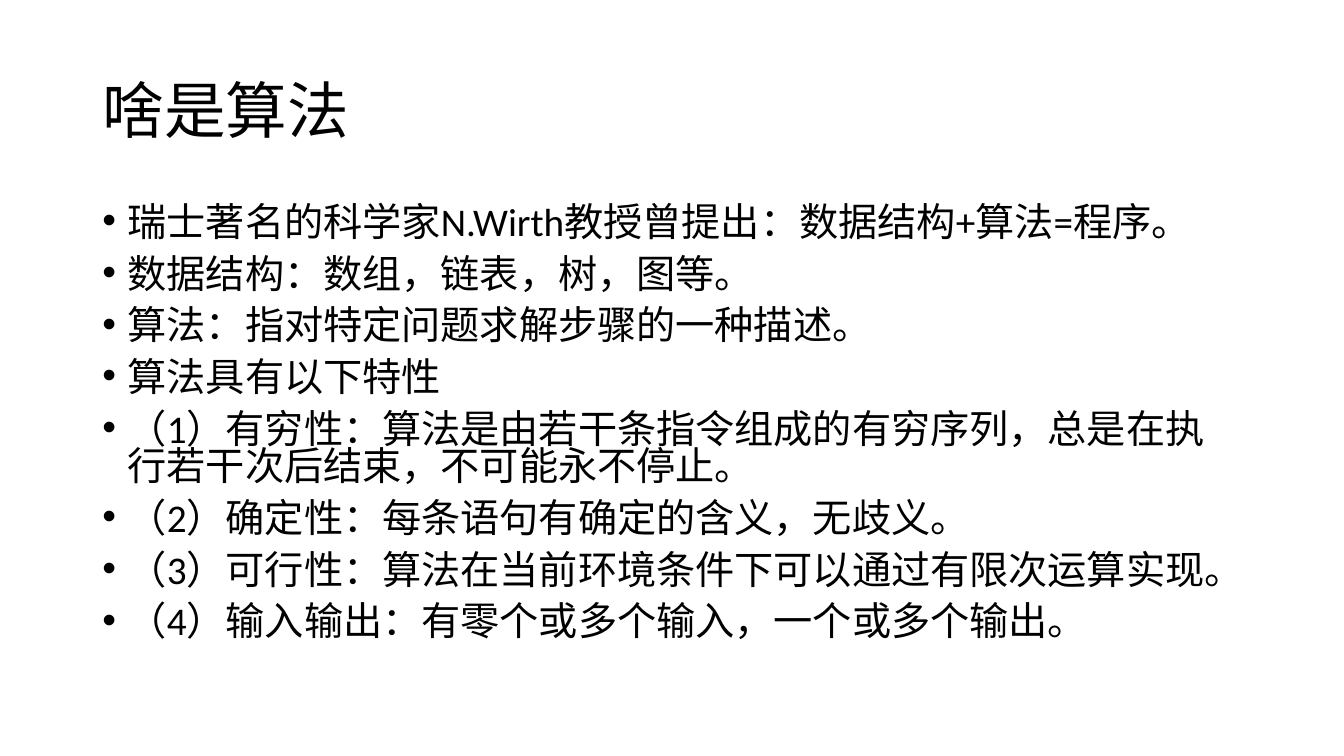
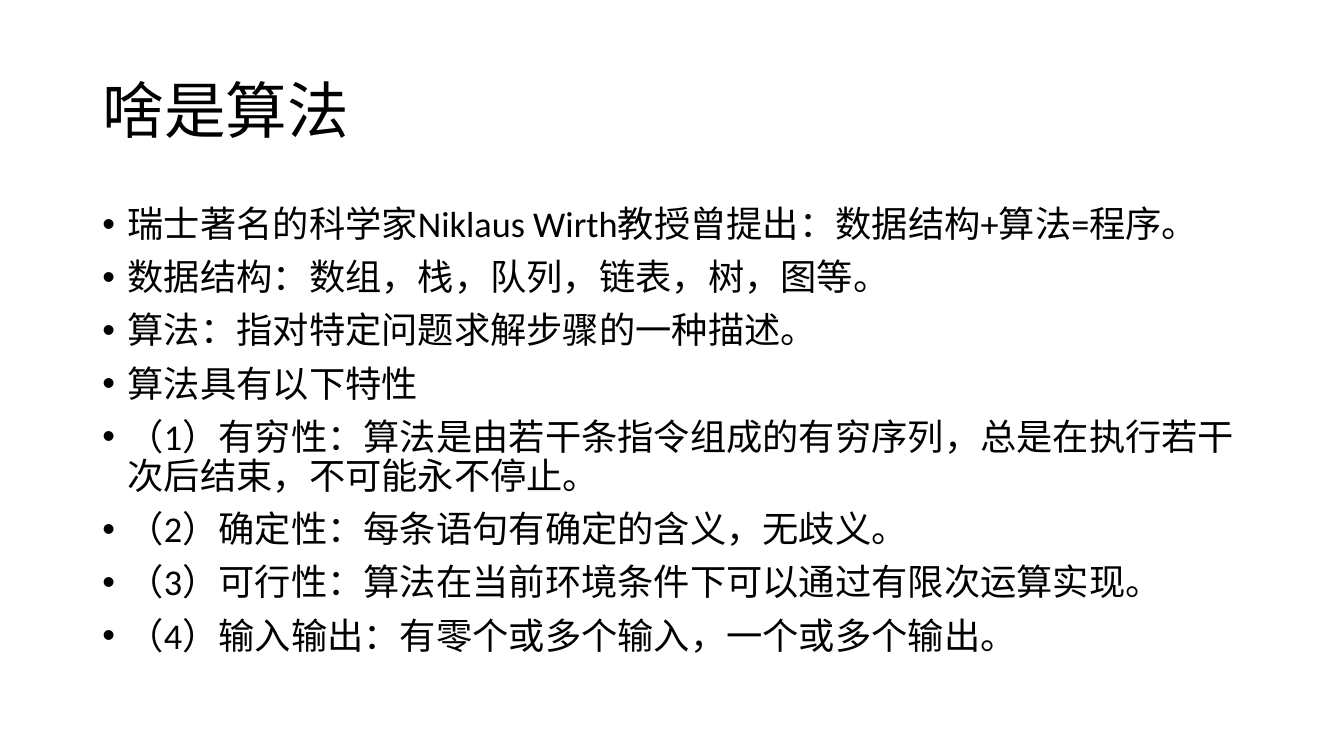
Before and after one commit to Bruce0926/algorithm, a slide deck: slide 2 of 排序算法分享.pptx. Drawn at 1344x756 pixels with LibreOffice and Linux fonts; fonts in the diff are those of the drawing. Boxes give left, top, right and bottom in pixels: in the first picture for what was removed or moved away, otherwise in the second. Text is boxed around its words. In the diff, an @@ line names an element or a change of style, - is before the commit and + after.

```diff
--- a/排序算法分享.pptx
+++ b/排序算法分享.pptx
@@ text at (x1=128, y1=206, x2=1198, y2=294): text changed; size 28 to 25.9 pt @@
-• 瑞士著名的科学家N.Wirth教授曾提出：数据结构+算法=程序。
-• 数据结构：数组，链表，树，图等。
+• 瑞士著名的科学家Niklaus Wirth教授曾提出：数据结构+算法=程序。
+• 数据结构：数组，栈，队列，链表，树，图等。
@@ text at (x1=128, y1=312, x2=1235, y2=653): size 28 to 25.9 pt in "算法：指对特定问题求解步骤的一种描述。", "算法具有以下特性", "（1）有穷性：算法是由若干条指令组成的有穷序列，总是在执行若干次后结束，不可能永不停止。", "（2）确定性：每条语句有确定的含义，无歧义。" and 2 more places; line spacing 0.8 to 0.9 @@
```
Also in this commit, not shown: 1 other slide changed, 1 slide added, 1 other file.
